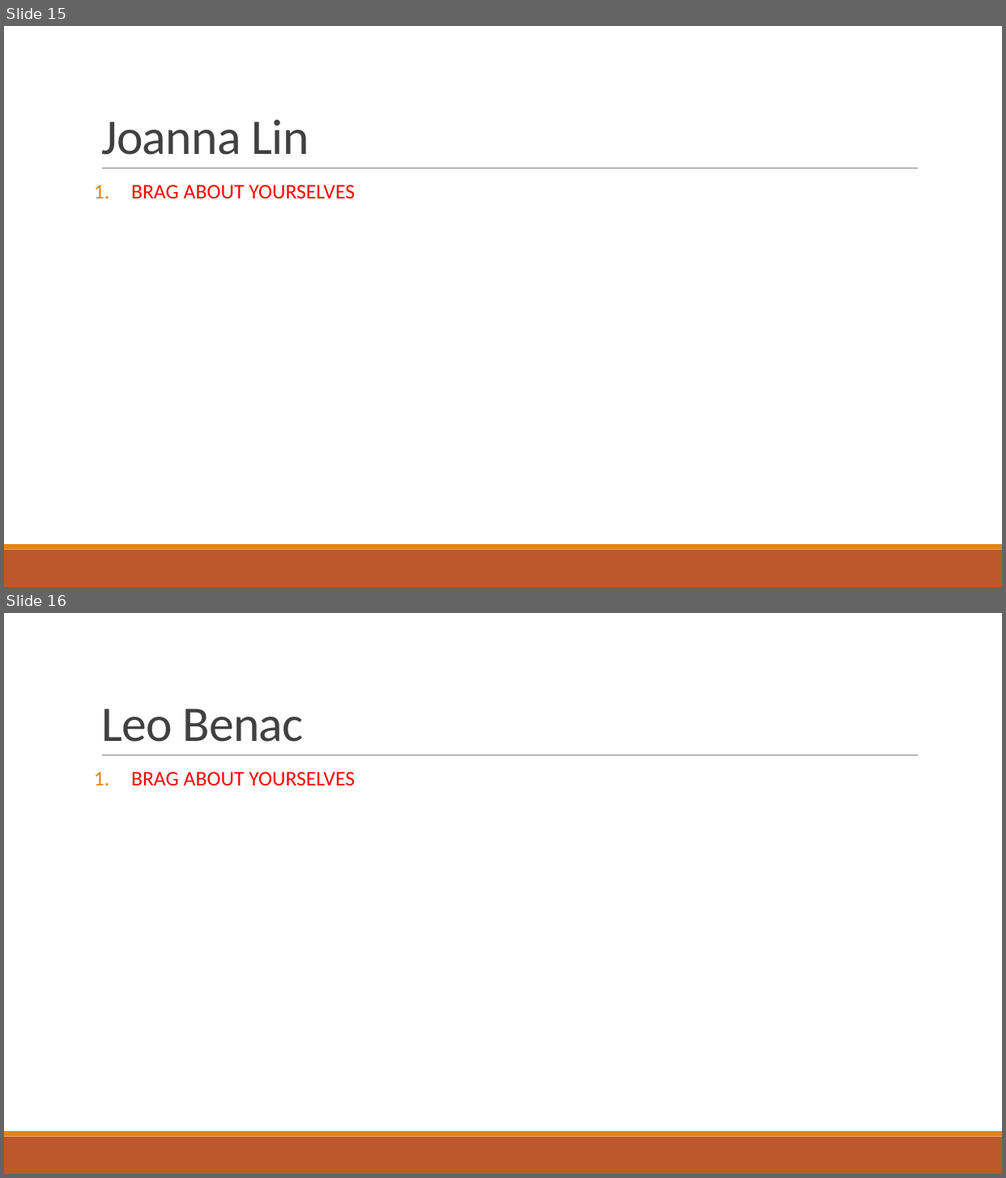
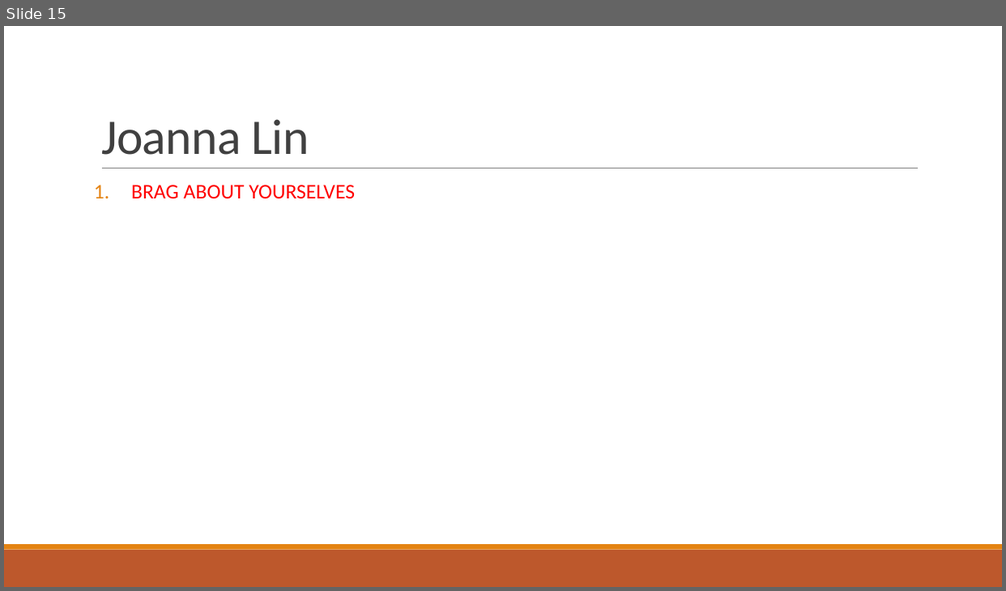
Before and after one commit to BlackSound1/COMP472_A1, a slide deck: presentation.pptx. Shown one above the other, each under a label of ours: slides 15 and 16 before the commit, slide 15 after it. The pictures are 1006x1178 and 1006x591 pixels, drawn with LibreOffice and Linux fonts; fonts in the diff are those of the drawing. Boxes give left, top, right and bottom in pixels: in the first picture for what was removed or moved away, otherwise in the second. Text is boxed around its words. In the diff, an @@ line names an element or a change of style, - is before the commit and + after.

```diff
--- a/presentation.pptx
+++ b/presentation.pptx
@@ slide 16 removed at (4,613,1002,1174), background #FFFFFF; not listed: 3 template elements that a slide beside it also shows @@
@@ title removed at (101,709,303,742) @@
-Leo Benac
@@ text removed at (131,772,355,786) @@
-1. BRAG ABOUT YOURSELVES
```
Also in this commit, not shown: 8 slides changed, 1 slide added, 1 other slide removed.
